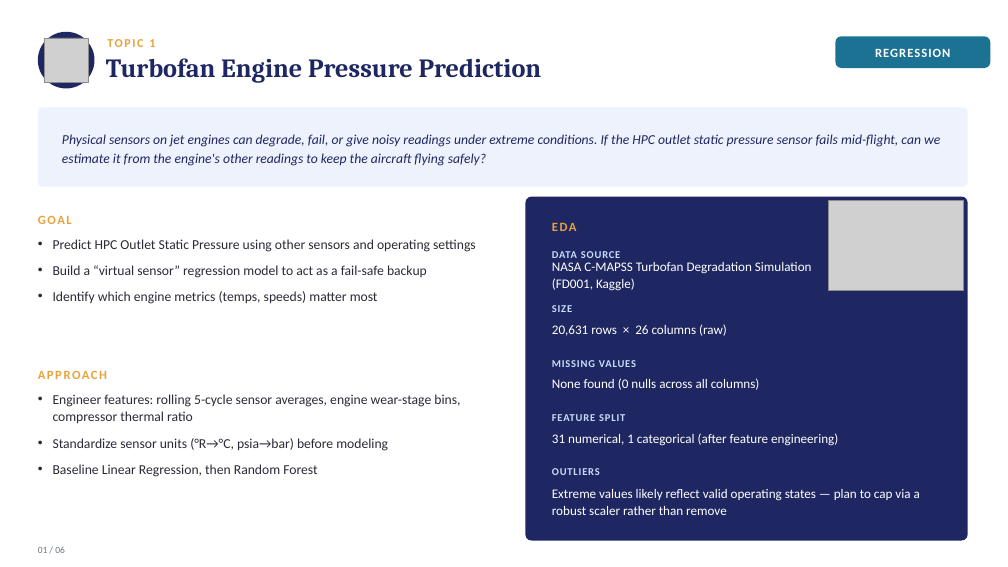
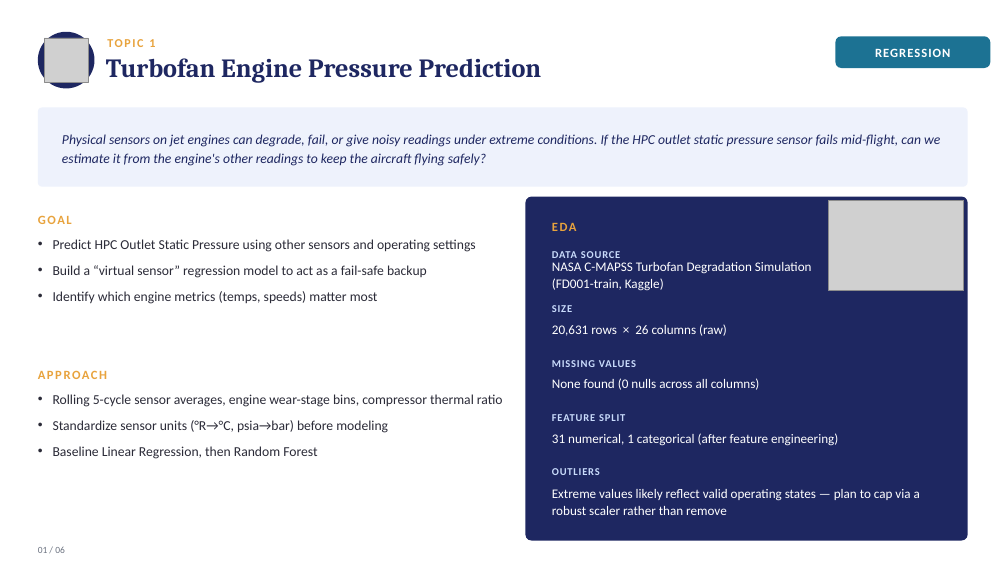
Before and after one commit to Qaem-7/labs_projects, a slide deck: slide 2 of Projects/Capstone Project/1. Lightning Talk #1/capstone_lightning_talk.pptx. Drawn at 1008x567 pixels with LibreOffice and Linux fonts; fonts in the diff are those of the drawing; grey boxes stand for pictures. Boxes give left, top, right and bottom in pixels: in the first picture for what was removed or moved away, otherwise in the second. Text is boxed around its words. In the diff, an @@ line names an element or a change of style, - is before the commit and + after.

```diff
--- a/Projects/Capstone Project/1. Lightning Talk #1/capstone_lightning_talk.pptx
+++ b/Projects/Capstone Project/1. Lightning Talk #1/capstone_lightning_talk.pptx
@@ text at bbox=[552, 278, 664, 291]: text changed @@
-(FD001, Kaggle)
+(FD001-train, Kaggle)
@@ text at bbox=[53, 394, 503, 407]: text changed @@
-• Engineer features: rolling 5-cycle sensor averages, engine wear-stage bins, compressor thermal ratio
+• Rolling 5-cycle sensor averages, engine wear-stage bins, compressor thermal ratio
```
Also in this commit, not shown: 2 other slides changed, 3 other files.
